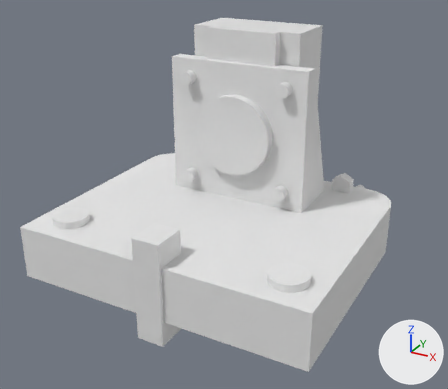
One commit to the Blender file 3D-models/Blender/motor-block.blend: the scene before it, then after it.
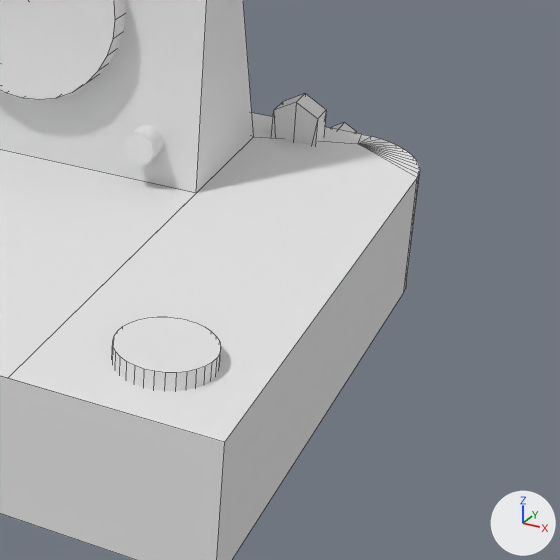
The first picture shows the older version from a 50 mm camera at (82.3, -164.1, 87.0) aimed at (1.2, -16.6, 13.2). The close-ups show both versions on the part from 50% to 100% of the width and 35% to 93% of the height of that picture; other places that the commit changed are outside them. The axes (+X, +Y, +Z) are drawn at lower right. The lights are the same throughout. The close-ups show mesh edges as thin lines.
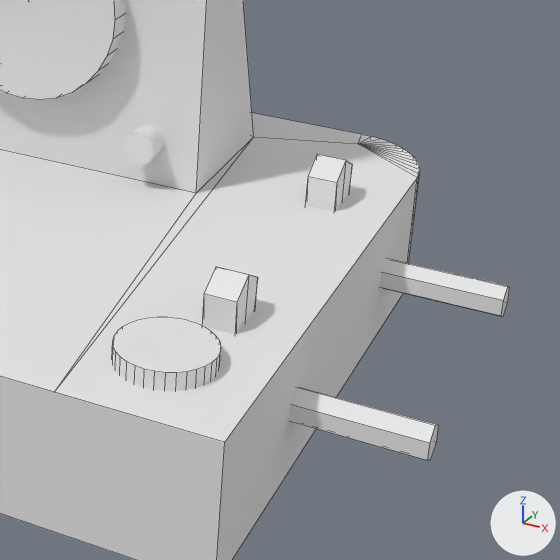
What differs and where, as boxes (x1, y1, x2, y2) in the close-ups (560 x 560 px):
```json
{"object": "Cylinder.010", "change": "moved, turned", "after": [202, 267, 439, 460], "on screen": "not visible before"}
{"object": "Cylinder.009", "change": "moved, turned", "before": [272, 94, 356, 145], "after": [305, 154, 510, 316]}
```

Edits to the scene script, one JSON object a line:
```json
{"op": "set", "path": "ob_cylinder_010.location", "old": "(-27.0, 15.0, 0.0)", "new": "(36.0, -33.0, 0.0)"}
{"op": "set", "path": "ob_cylinder_010.rotation_euler", "old": "(1.571, 0.0, 0.0)", "new": "(1.571, 0.0, 4.712)", "note": "degrees (90, 0, 0) -> degrees (90, 0, 270)"}
{"op": "set", "path": "ob_cylinder_009.location", "old": "(27.0, 15.0, 0.0)", "new": "(36.0, -1.0, 0.0)"}
{"op": "set", "path": "ob_cylinder_009.rotation_euler", "old": "(1.571, 0.0, 0.0)", "new": "(1.571, 0.0, 4.712)", "note": "degrees (90, 0, 0) -> degrees (90, 0, 270)"}
```
